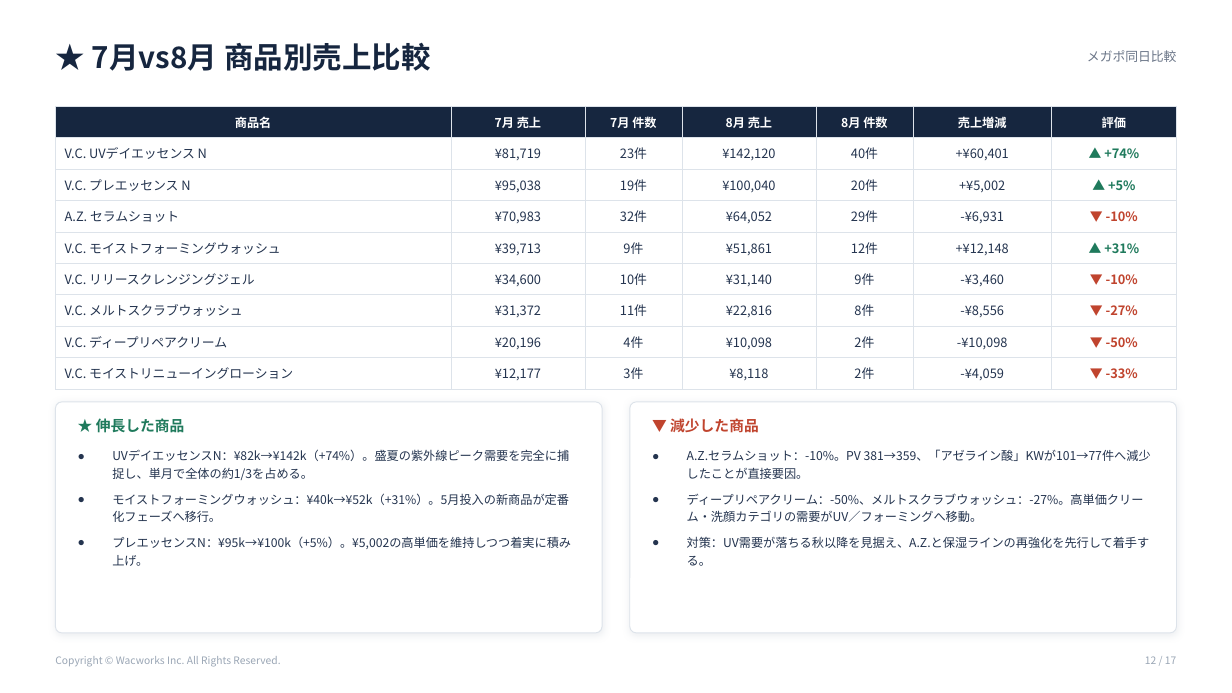
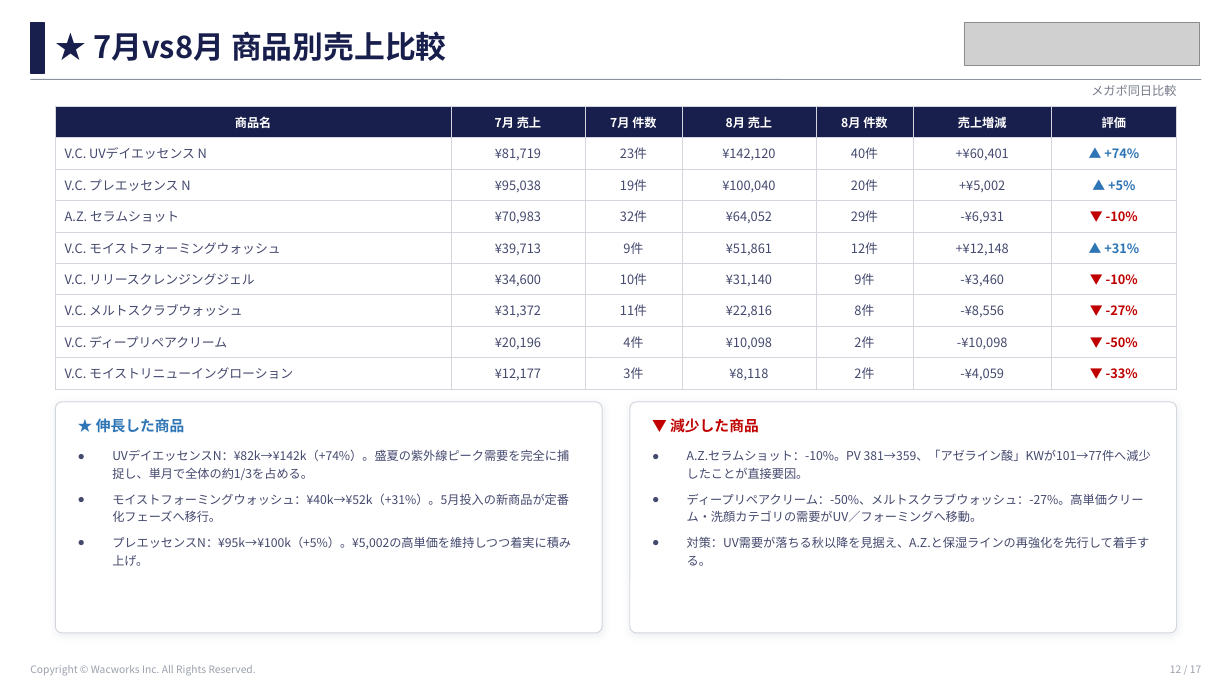
Before and after one commit to wacworks-web/home, a slide deck: slide 12 of reports/dr365_qoo10_202608/dr365_Qoo10_2026年8月メガポ_レポート.pptx. Drawn at 1232x693 pixels with LibreOffice and Linux fonts; fonts in the diff are those of the drawing; grey boxes stand for pictures. Boxes give left, top, right and bottom in pixels: in the first picture for what was removed or moved away, otherwise in the second. Text is boxed around its words. In the diff, an @@ line names an element or a change of style, - is before the commit and + after.

```diff
--- a/reports/dr365_qoo10_202608/dr365_Qoo10_2026年8月メガポ_レポート.pptx
+++ b/reports/dr365_qoo10_202608/dr365_Qoo10_2026年8月メガポ_レポート.pptx
@@ rectangle added at [30, 23, 44, 73], fill #191F4D, outline #191F4D 1 pt @@
@@ text "★ 7月vs8月 商品別売上比較": place and size @@
-text "★ 7月vs8月 商品別売上比較" at [92, 43, 431, 71]
+text "★ 7月vs8月 商品別売上比較" at [93, 31, 447, 61]
@@ text "★ 7月vs8月 商品別売上比較" at [93, 31, 447, 61]: size 23 to 24 pt, text colour #16263F to #191F4D @@
@@ picture added at [964, 22, 1200, 66] @@
@@ line added from (30, 79) to (1202, 79), #8C929E 0.75 pt @@
@@ text "メガポ同日比較": place and size @@
-text "メガポ同日比較" at [1087, 50, 1177, 62]
+text "メガポ同日比較" at [1091, 85, 1176, 96]
@@ text "メガポ同日比較" at [1091, 85, 1176, 96]: size 10 to 9.5 pt, text colour #6B7688 to #767C8A @@
@@ table at [55, 106, 1177, 384] @@
@@ fill #16263F to #191F4D in row 1 @@
@@ text colour #24344F to #44496E in "V.C. UVデイエッセンス N", "¥81,719", "23件", "¥142,120" and 44 more places @@
@@ text colour #1F7A5C to #2E75B6 in "▲ +74%", "▲ +5%", "▲ +31%" @@
@@ text colour #C0442E to #C00000 in "▼ -10%", "▼ -10%", "▼ -27%", "▼ -50%" and 1 more places @@
@@ borders changed @@
@@ rounded rectangle at [55, 402, 603, 633]: outline #DDE3EA 0.75 pt to #D4D6DE 0.75 pt @@
@@ text "★ 伸長した商品" at [96, 418, 185, 433]: text colour #1F7A5C to #2E75B6 @@
@@ rounded rectangle at [630, 402, 1177, 633]: outline #DDE3EA 0.75 pt to #D4D6DE 0.75 pt @@
@@ text "▼ 減少した商品" at [670, 418, 759, 433]: text colour #C0442E to #C00000 @@
@@ text "UVデイエッセンスN：¥82k→¥142k（+74%）。盛夏の紫外線ピーク需要を完全に捕捉し、単月で全体の約1/3を占め ..." at [112, 449, 571, 566]: text colour #24344F to #44496E @@
@@ text "A.Z.セラムショット：-10%。PV 381→359、「アゼライン酸」KWが101→77件へ減少したことが直接要因。" at [687, 449, 1151, 566]: text colour #24344F to #44496E @@
@@ text "Copyright © Wacworks Inc. All ...": place and size @@
-text "Copyright © Wacworks Inc. All ..." at [55, 656, 280, 667]
+text "Copyright © Wacworks Inc. All ..." at [30, 665, 256, 676]
@@ text "Copyright © Wacworks Inc. All ..." at [30, 665, 256, 676]: text colour #9AA6B5 to #9AA0AC @@
@@ text "12 / 17" at [1170, 665, 1201, 673]: text colour #9AA6B5 to #9AA0AC @@
@@ text "12 / 17": place and size @@
-text "12 / 17" at [1145, 656, 1176, 664]
+text "12 / 17" at [1170, 665, 1201, 673]
```
Also in this commit, not shown: 16 other slides changed, 6 other files.
